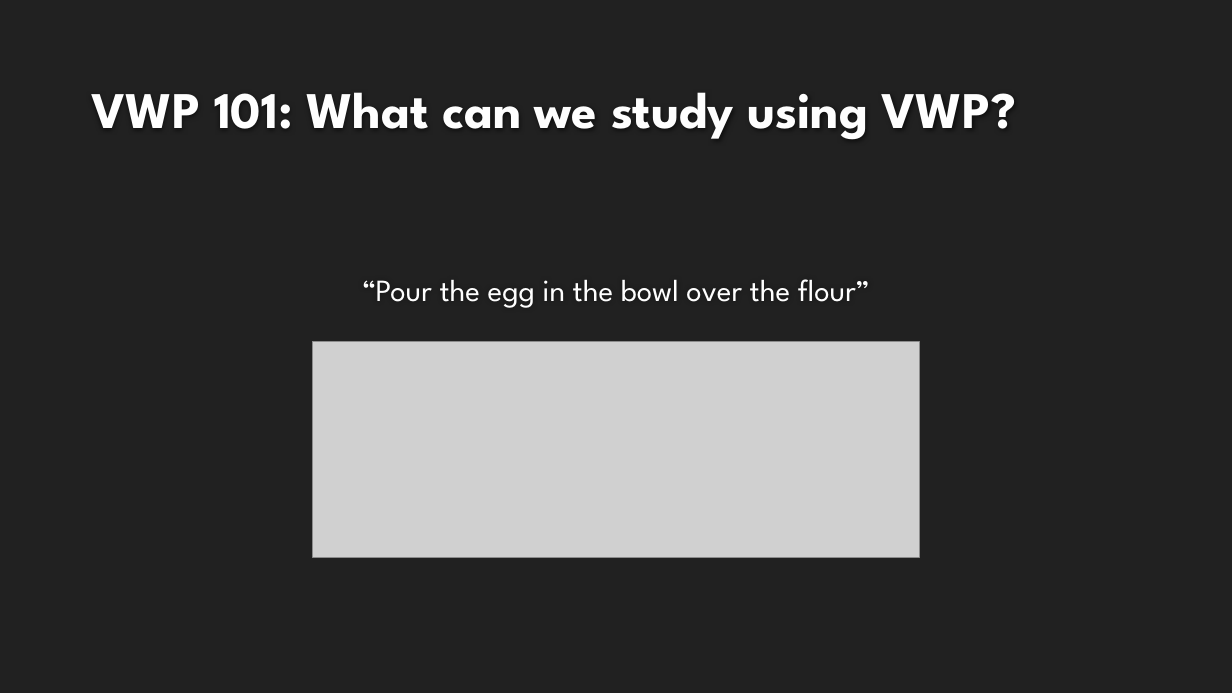
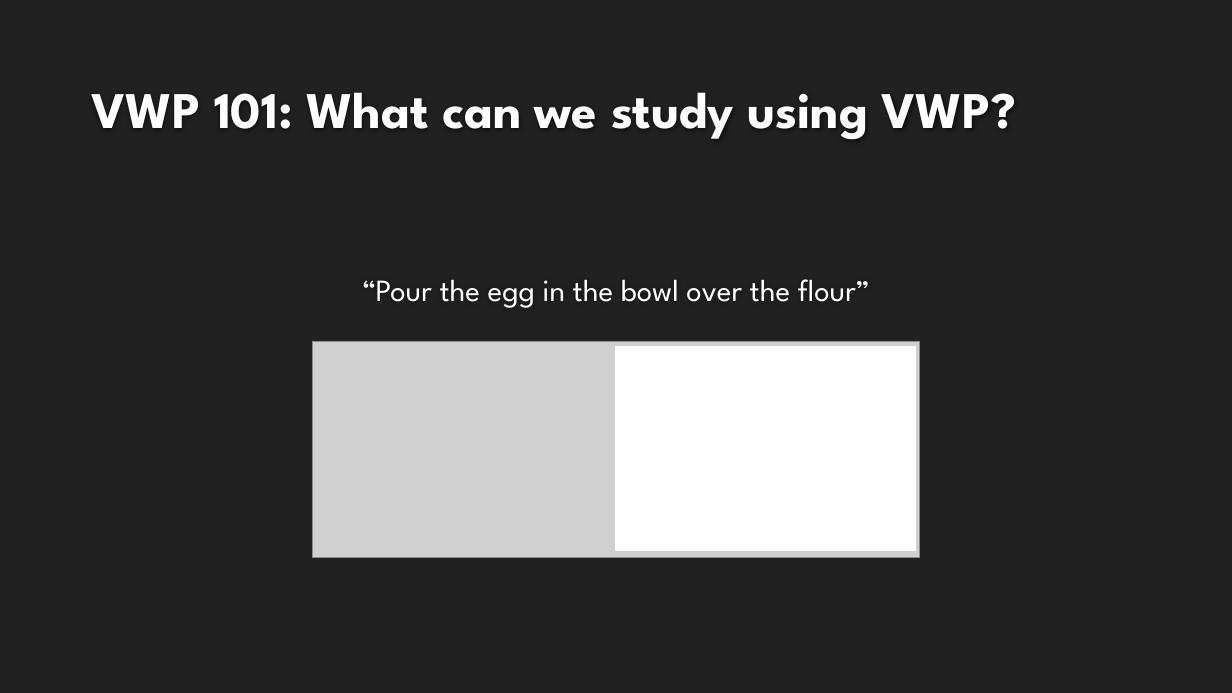
Before and after one commit to allisoct/ETLR23-24, a slide deck: slide 24 of slides/Day3.pptx (slide 21 before the commit). Drawn at 1232x693 pixels with LibreOffice and Linux fonts; fonts in the diff are those of the drawing; grey boxes stand for pictures; background and template pictures are left out. Boxes give left, top, right and bottom in pixels: in the first picture for what was removed or moved away, otherwise in the second. Text is boxed around its words. In the diff, an @@ line names an element or a change of style, - is before the commit and + after.

```diff
--- a/slides/Day3.pptx
+++ b/slides/Day3.pptx
@@ rectangle added at bbox=[616, 347, 916, 551], fill #FFFFFF, outline #FFFFFF 1.25 pt @@
```
Also in this commit, not shown: 5 other slides changed, 4 slides added.
